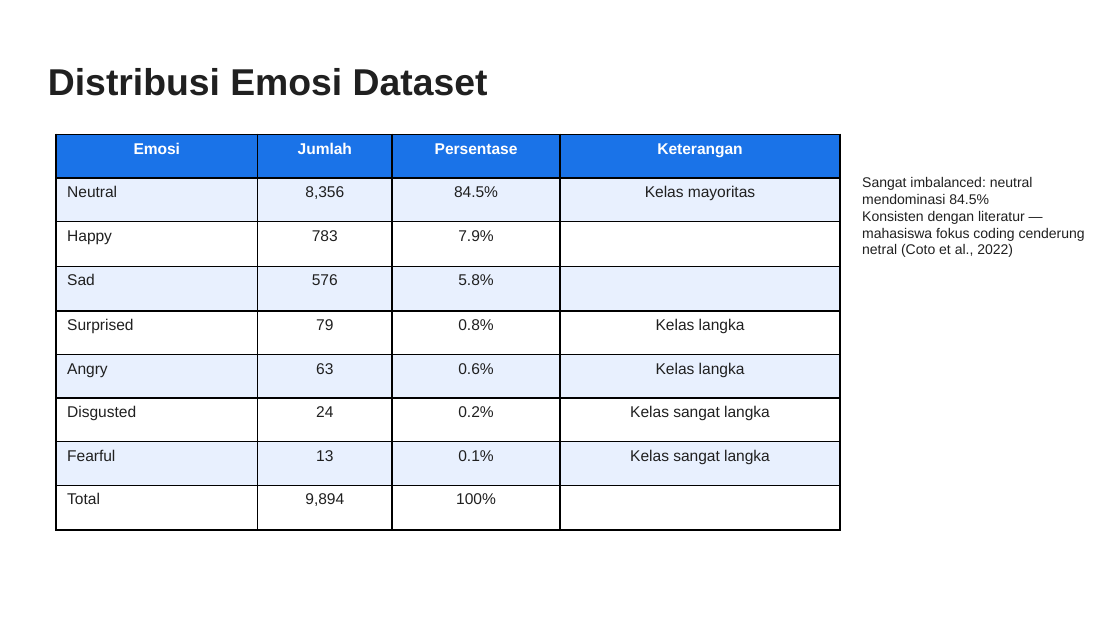
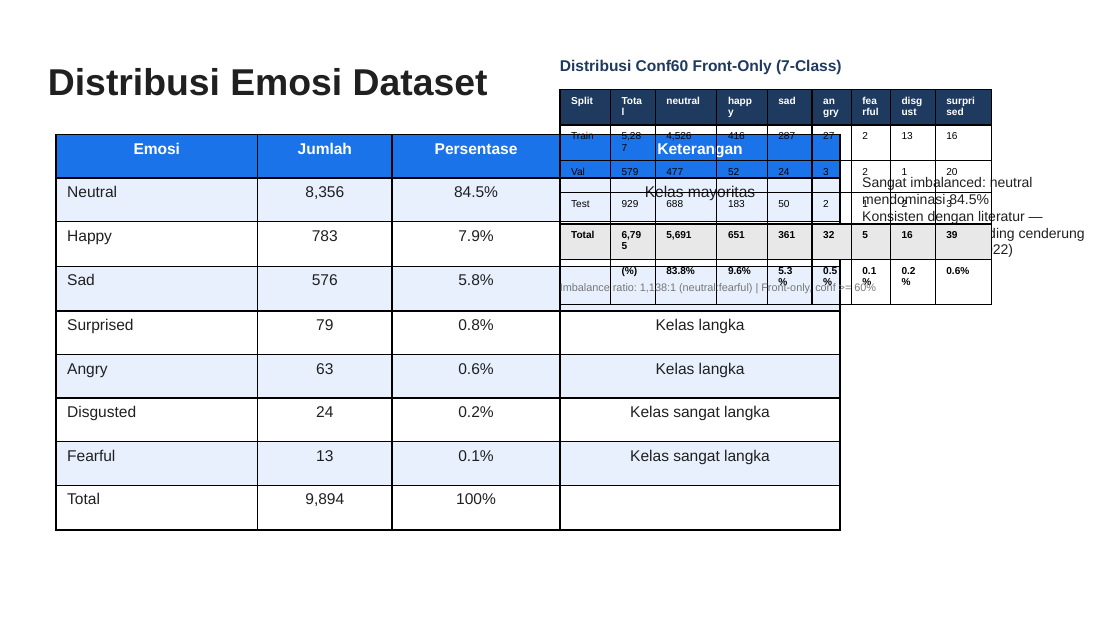
Before and after one commit to taufikhdyt01/MultimodalEmoLearn-CNN-LSTM, a slide deck: slide 63 of docs/PPT Bimbingan.pptx. Drawn at 1120x630 pixels with LibreOffice and Linux fonts; fonts in the diff are those of the drawing. Boxes give left, top, right and bottom in pixels: in the first picture for what was removed or moved away, otherwise in the second. Text is boxed around its words. In the diff, an @@ line names an element or a change of style, - is before the commit and + after.

```diff
--- a/docs/PPT Bimbingan.pptx
+++ b/docs/PPT Bimbingan.pptx
@@ text added at (560, 59, 842, 74), 10 pt, text #1F3A5F, bold @@
+Distribusi Conf60 Front-Only (7-Class)
@@ table added at (560, 90, 991, 280), 6 rows, 9 columns @@
+Split | Total | neutral | happy | sad | angry | fearful | disgust | surprised
+Train | 5,287 | 4,526 | 416 | 287 | 27 | 2 | 13 | 16
+Val | 579 | 477 | 52 | 24 | 3 | 2 | 1 | 20
+Test | 929 | 688 | 183 | 50 | 2 | 1 | 2 | 3
+Total | 6,795 | 5,691 | 651 | 361 | 32 | 5 | 16 | 39
+ | (%) | 83.8% | 9.6% | 5.3% | 0.5% | 0.1% | 0.2% | 0.6%
@@ text added at (560, 282, 876, 293), 7 pt, text #777777 @@
+Imbalance ratio: 1,138:1 (neutral:fearful) | Front-only, conf >= 60%
```
Also in this commit, not shown: 1 other slide changed, 4 slides added, 4 other files.
